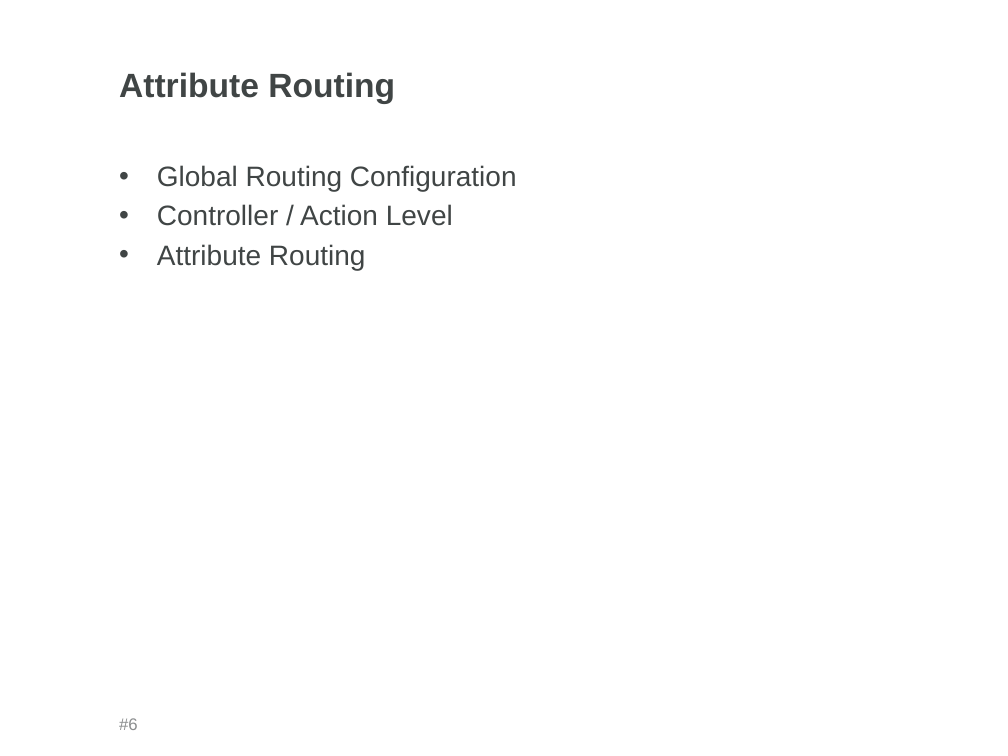
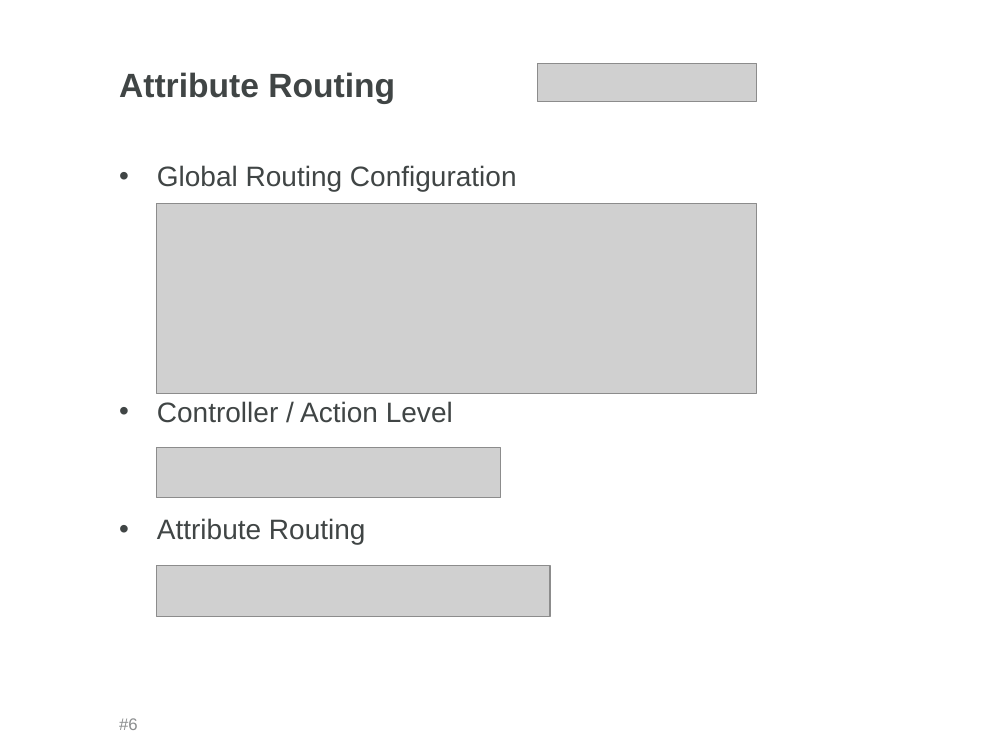
Before and after one commit to rfe-nosi/WebAPI, a slide deck: slide 6 of WebAPI_Short.pptx. Drawn at 1008x756 pixels with LibreOffice and Linux fonts; fonts in the diff are those of the drawing; grey boxes stand for pictures; background and template pictures are left out. Boxes give left, top, right and bottom in pixels: in the first picture for what was removed or moved away, otherwise in the second. Text is boxed around its words. In the diff, an @@ line names an element or a change of style, - is before the commit and + after.

```diff
--- a/WebAPI_Short.pptx
+++ b/WebAPI_Short.pptx
@@ picture added at box(537, 64, 757, 102) @@
@@ text "Global Routing Configuration" rewrapped from box(157, 165, 517, 270) to box(157, 165, 517, 544) @@
@@ picture added at box(156, 204, 757, 394) @@
@@ picture added at box(156, 448, 501, 498) @@
@@ picture added at box(156, 565, 550, 617) @@
```
Also in this commit, not shown: 3 other slides changed, 3 slides added, 1 slide removed, 2 other files.
